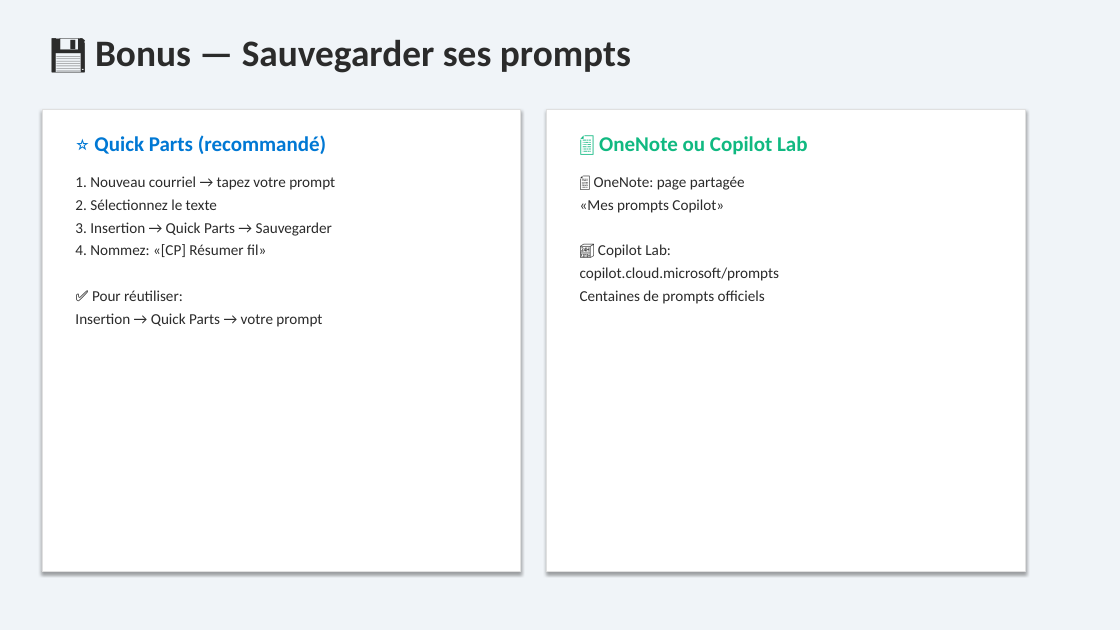
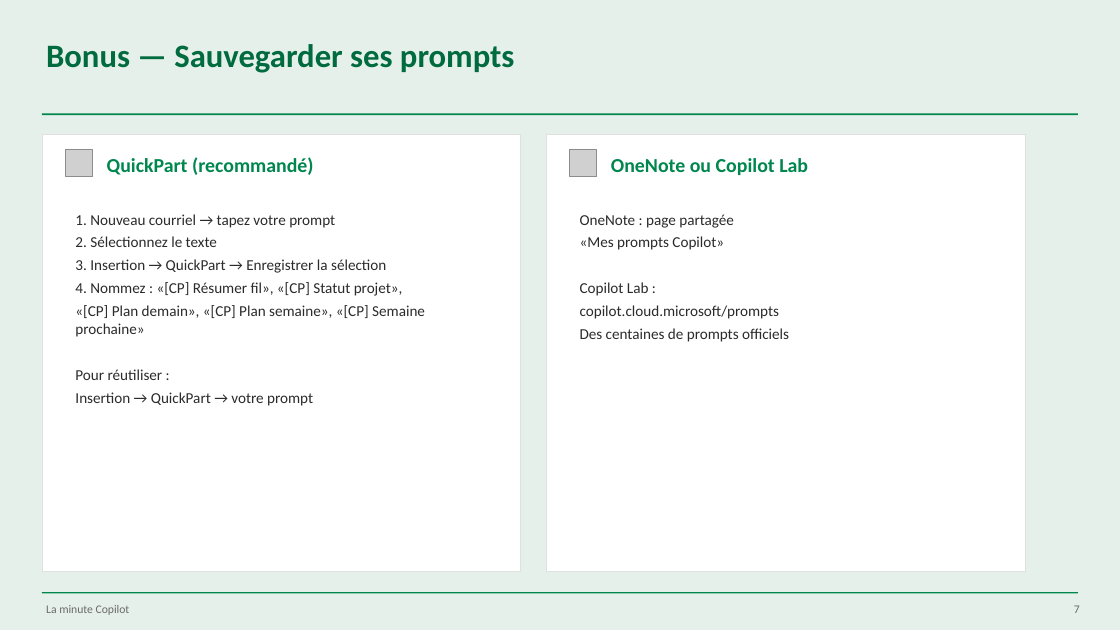
Before and after one commit to martinfou/la-minute-copilot, a slide deck: slide 7 of presentations/La_Minute_Copilot_Outlook.pptx (slide 5 before the commit). Drawn at 1120x630 pixels with LibreOffice and Linux fonts; fonts in the diff are those of the drawing; grey boxes stand for pictures. Boxes give left, top, right and bottom in pixels: in the first picture for what was removed or moved away, otherwise in the second. Text is boxed around its words. In the diff, an @@ line names an element or a change of style, - is before the commit and + after.

```diff
--- a/presentations/La_Minute_Copilot_Outlook.pptx
+++ b/presentations/La_Minute_Copilot_Outlook.pptx
@@ background #F0F4F8 to #E6F0EA @@
@@ text at <box>46,44,514,73</box>: text changed; size 32 to 28 pt; text colour #2B2B2B to #006B3F @@
-💾 Bonus — Sauvegarder ses prompts
+Bonus — Sauvegarder ses prompts
@@ rectangle added at <box>42,113,1078,115</box>, fill #00874E @@
@@ rectangle at <box>42,134,521,571</box>: shadow off @@
@@ rectangle: place and size @@
-rectangle at <box>42,109,521,571</box>
+rectangle at <box>42,134,521,571</box>
@@ rectangle: place and size @@
-rectangle at <box>546,109,1025,571</box>
+rectangle at <box>546,134,1025,571</box>
@@ rectangle at <box>546,134,1025,571</box>: shadow off @@
@@ picture added at <box>66,150,92,176</box> @@
@@ text at <box>107,157,314,175</box>: text changed; size 18 to 17 pt; text colour #0078D4 to #00874E @@
-⭐ Quick Parts (recommandé)
+QuickPart (recommandé)
@@ picture added at <box>570,150,597,176</box> @@
@@ text at <box>611,158,808,175</box>: text changed; size 18 to 17 pt; text colour #10B981 to #00874E @@
-📄 OneNote ou Copilot Lab
+OneNote ou Copilot Lab
@@ text "1. Nouveau courriel → tapez ...": place and size @@
-text "1. Nouveau courriel → tapez ..." at <box>75,176,335,327</box>
+text "1. Nouveau courriel → tapez ..." at <box>75,214,425,406</box>
@@ text "OneNote : page partagée": place and size @@
-text "OneNote : page partagée" at <box>580,176,780,304</box>
+text "OneNote : page partagée" at <box>580,214,789,342</box>
@@ text at <box>580,214,734,228</box>: text changed @@
-📄 OneNote: page partagée
+OneNote : page partagée
@@ text at <box>75,259,425,406</box>: text changed @@
-3. Insertion → Quick Parts → Sauvegarder
-4. Nommez: «[CP] Résumer fil»
-✅ Pour réutiliser:
-Insertion → Quick Parts → votre prompt
+3. Insertion → QuickPart → Enregistrer la sélection
+4. Nommez : «[CP] Résumer fil», «[CP] Statut projet»,
+«[CP] Plan demain», «[CP] Plan semaine», «[CP] Semaine prochaine»
+Pour réutiliser :
+Insertion → QuickPart → votre prompt
@@ text at <box>580,282,649,296</box>: text changed @@
-🏪 Copilot Lab:
+Copilot Lab :
@@ text at <box>580,328,789,342</box>: text changed @@
-Centaines de prompts officiels
+Des centaines de prompts officiels
@@ rectangle added at <box>42,592,1078,593</box>, fill #00874E @@
@@ text added at <box>46,605,130,615</box>, 10 pt, text #6B6B6B @@
+La minute Copilot
@@ text added at <box>1074,605,1080,613</box>, 10 pt, text #6B6B6B @@
+7
```
Also in this commit, not shown: 5 other slides changed, 2 slides added, 16 other files.
